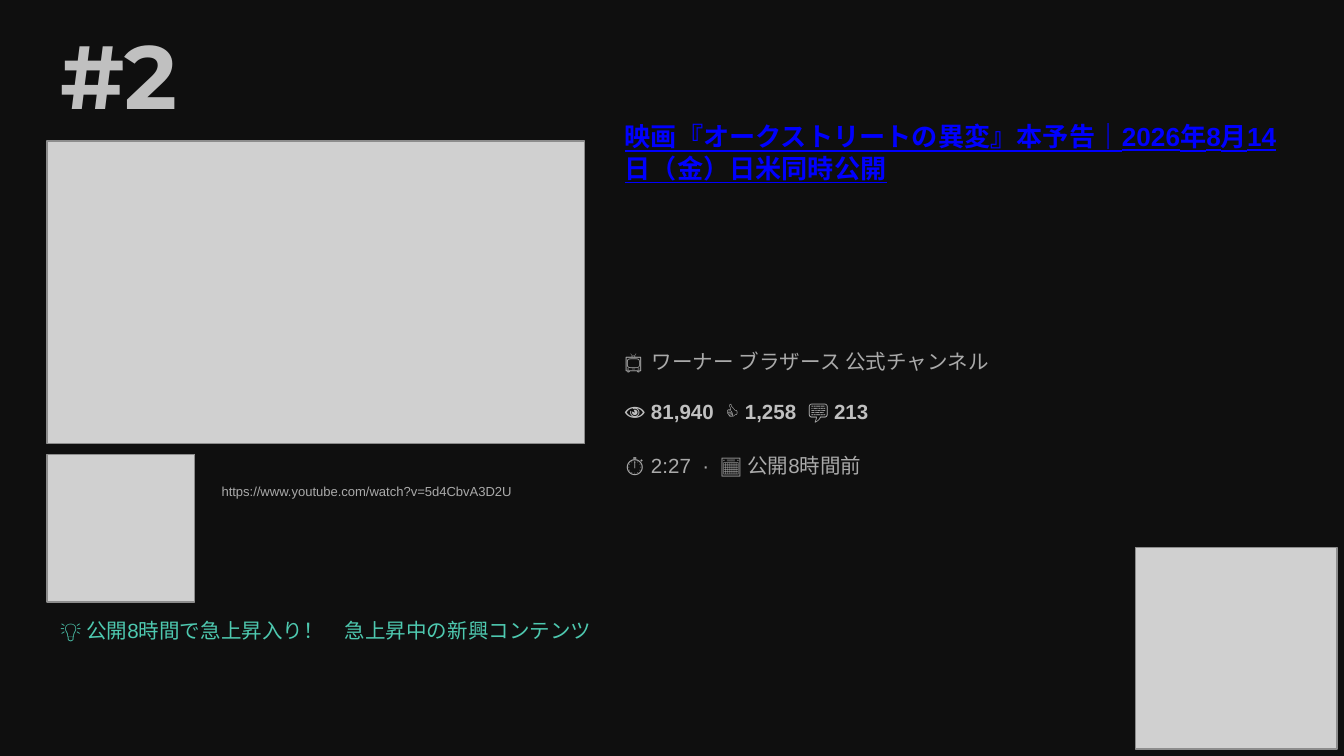
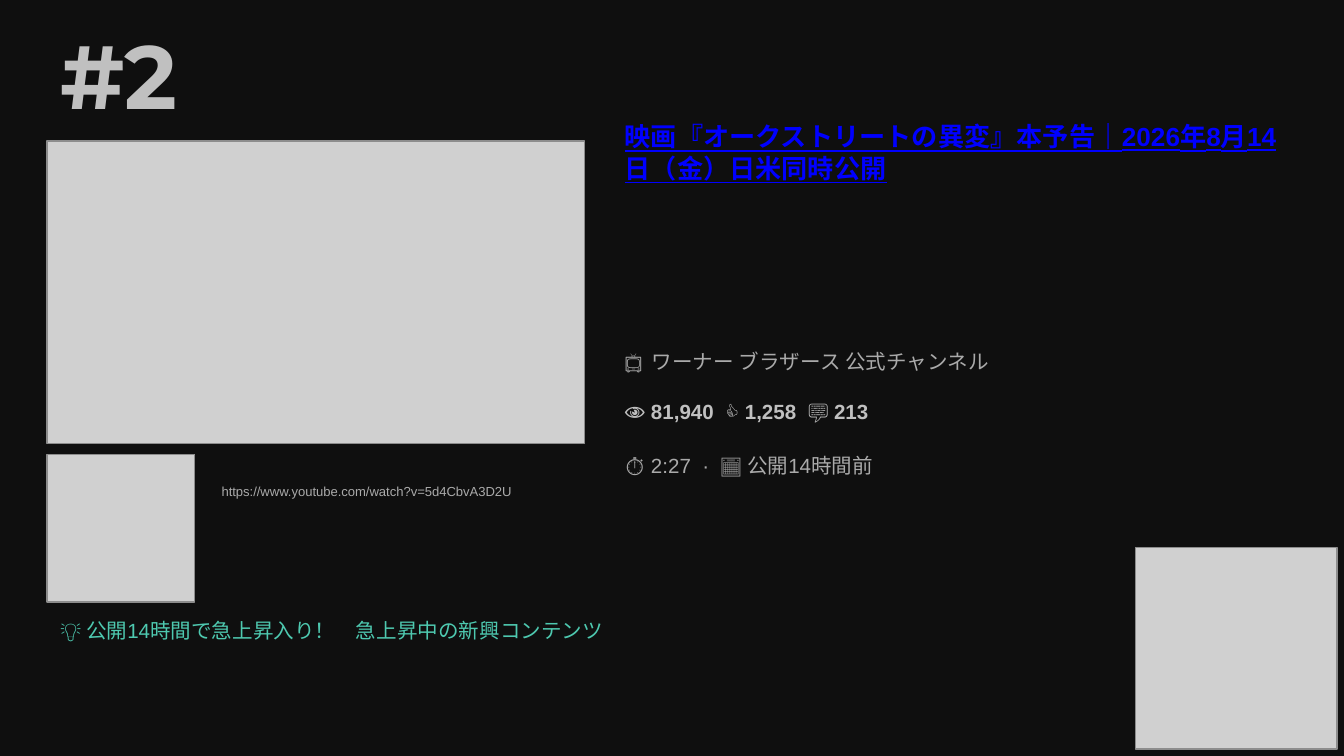
Before and after one commit to asaneasaburo0910-hub/youtube-crawler, a slide deck: slide 10 of youtube_ranking_20260602.pptx. Drawn at 1344x756 pixels with LibreOffice and Linux fonts; fonts in the diff are those of the drawing; grey boxes stand for pictures. Boxes give left, top, right and bottom in pixels: in the first picture for what was removed or moved away, otherwise in the second. Text is boxed around its words. In the diff, an @@ line names an element or a change of style, - is before the commit and + after.

```diff
--- a/youtube_ranking_20260602.pptx
+++ b/youtube_ranking_20260602.pptx
@@ text at <box>651,456,873,475</box>: text changed @@
-⏱ 2:27 · 📅 公開8時間前
+⏱ 2:27 · 📅 公開14時間前
@@ text at <box>86,620,603,640</box>: text changed @@
-💡 公開8時間で急上昇入り！ 急上昇中の新興コンテンツ
+💡 公開14時間で急上昇入り！ 急上昇中の新興コンテンツ
```
Also in this commit, not shown: 9 other slides changed, 3 other files.
